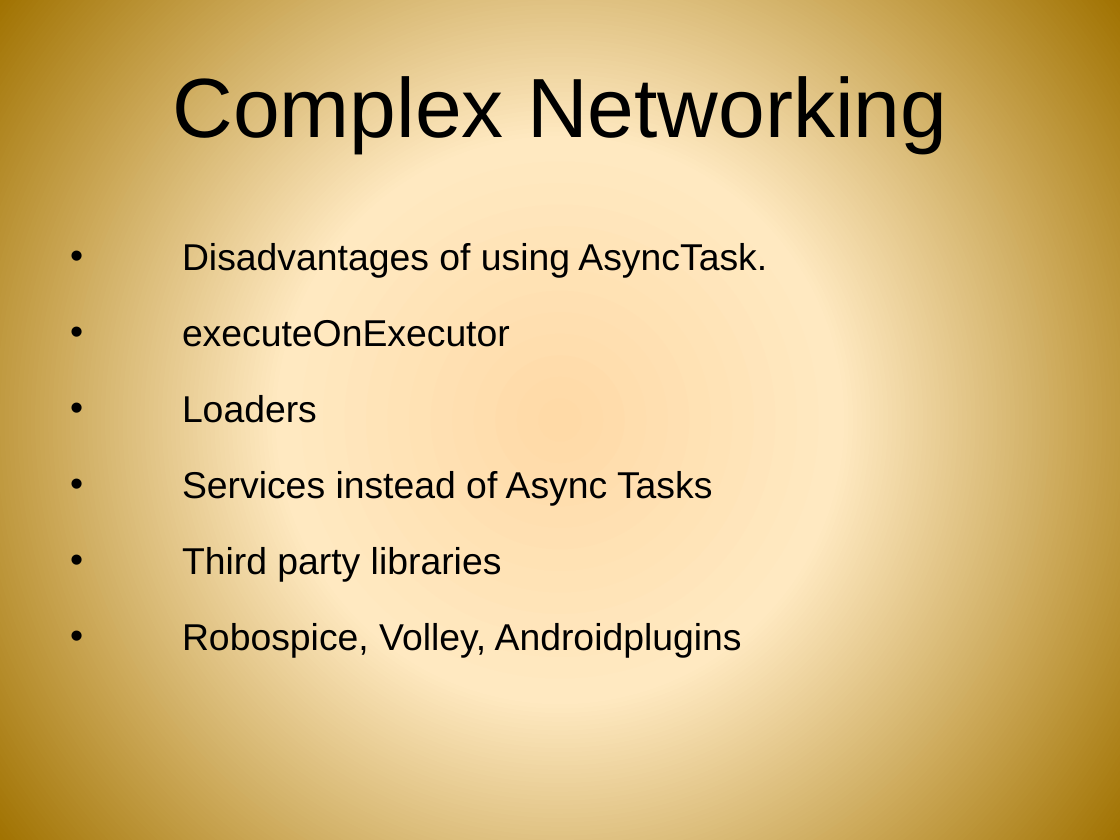
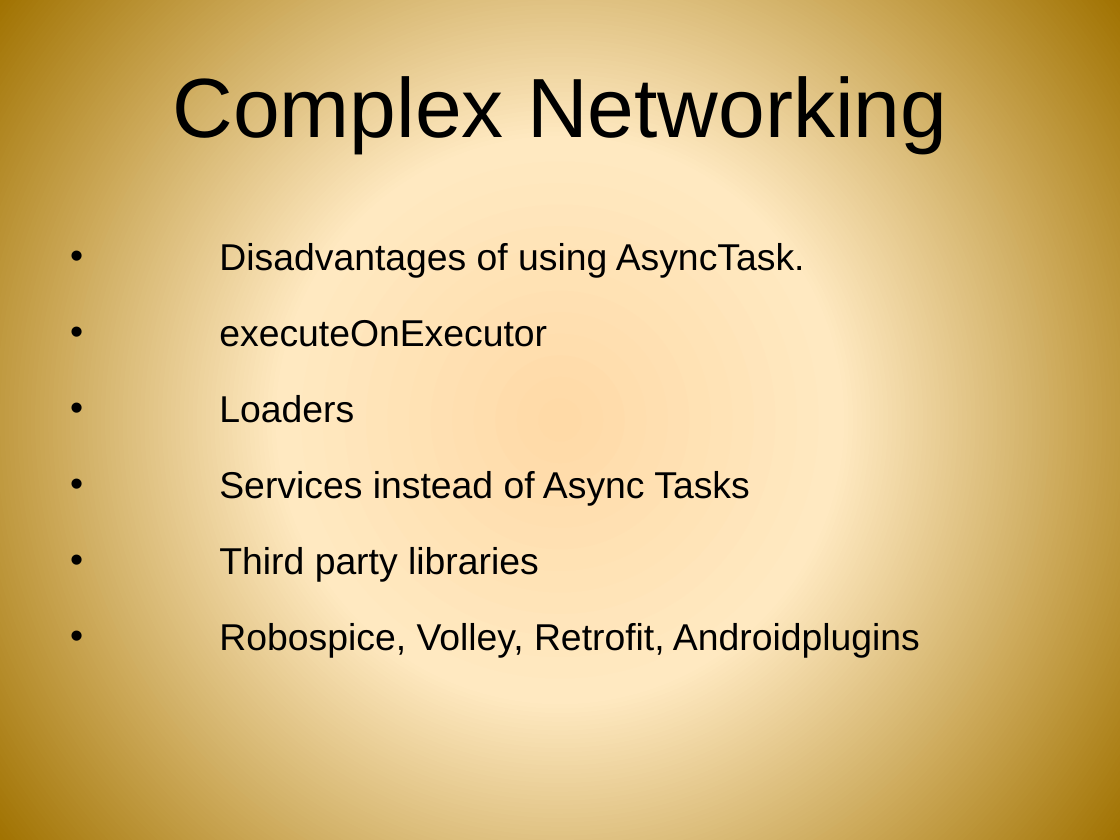
Before and after one commit to androidbootcamp/Course-Material, a slide deck: slide 10 of Day4/day_4.pptx. Drawn at 1120x840 pixels with LibreOffice and Linux fonts; fonts in the diff are those of the drawing; background and template pictures are left out. Boxes give left, top, right and bottom in pixels: in the first picture for what was removed or moved away, otherwise in the second. Text is boxed around its words. In the diff, an @@ line names an element or a change of style, - is before the commit and + after.

Commit message:
updating the ppt

```diff
--- a/Day4/day_4.pptx
+++ b/Day4/day_4.pptx
@@ text at (x1=219, y1=243, x2=805, y2=582): indent changed @@
@@ text at (x1=219, y1=623, x2=920, y2=658): text changed @@
-• Robospice, Volley, Androidplugins
+• Robospice, Volley, Retrofit, Androidplugins
```
Also in this commit, not shown: 10 other slides changed.
